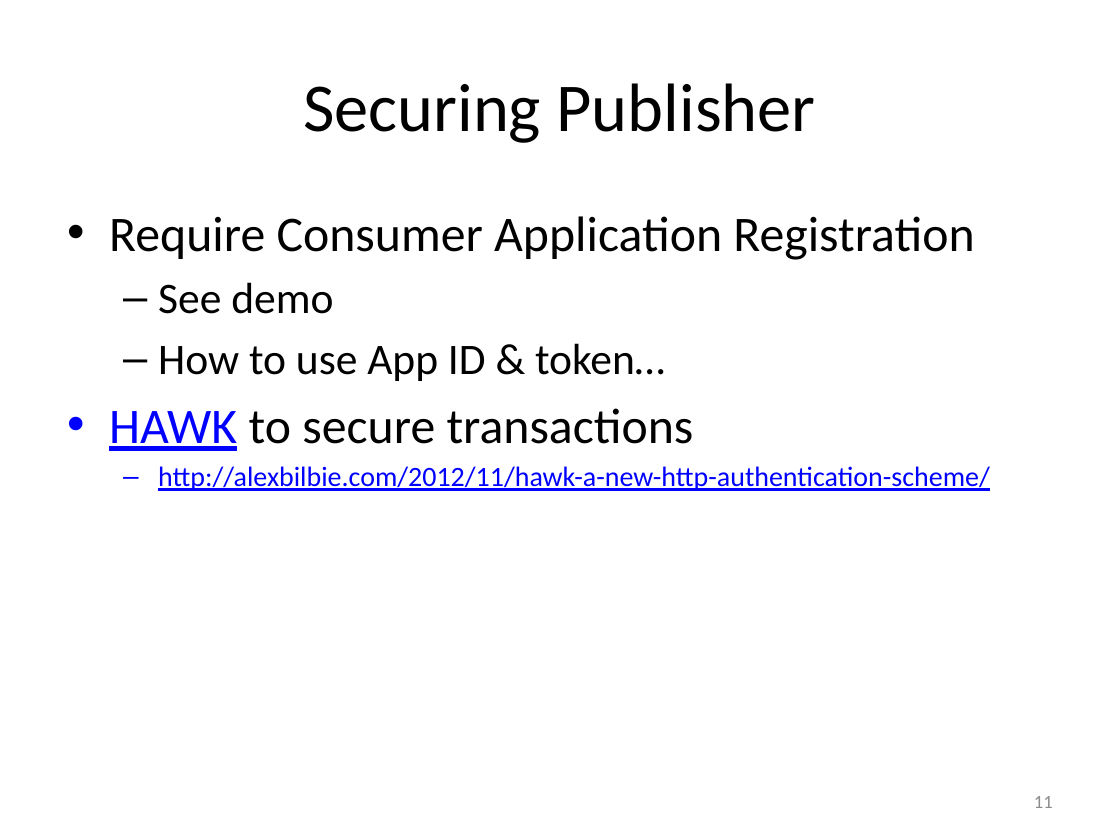
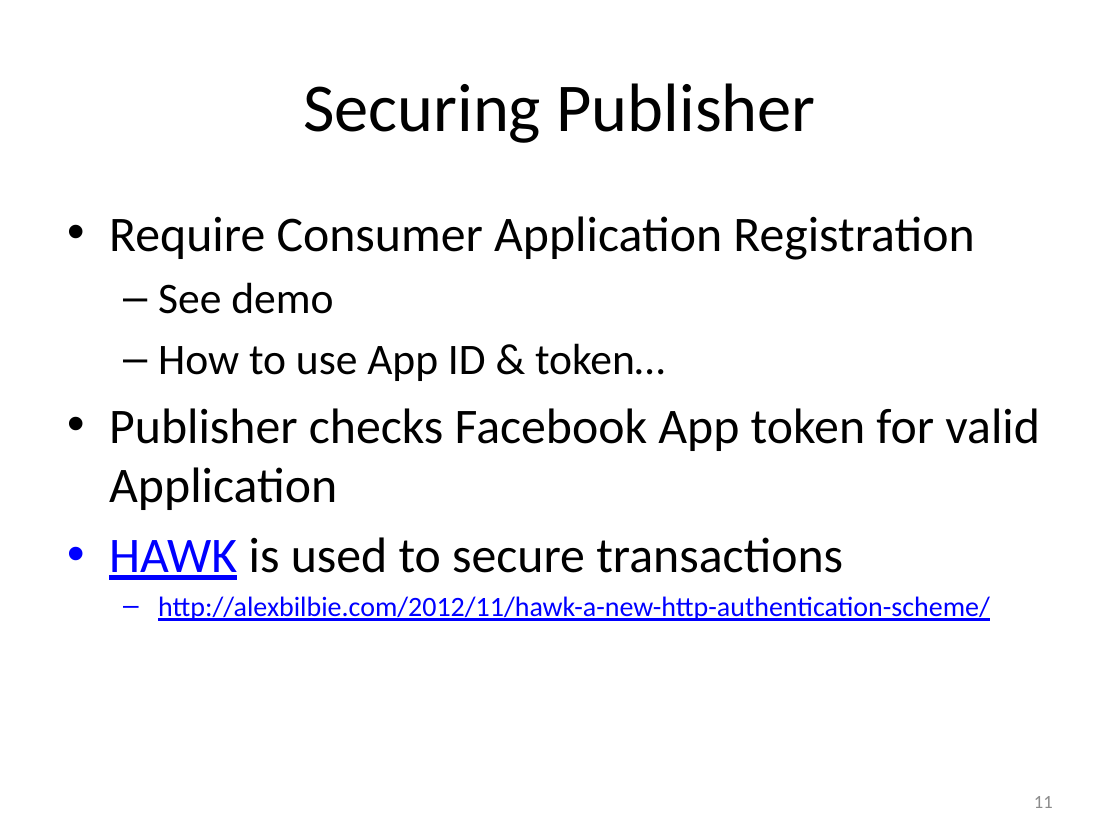
Before and after one commit to vightel/FloodMapsWorkshop, a slide deck: slide 11 of FloodMappingWorkshopII.pptx. Drawn at 1120x840 pixels with LibreOffice and Linux fonts; fonts in the diff are those of the drawing. Boxes give left, top, right and bottom in pixels: in the first picture for what was removed or moved away, otherwise in the second. Text is boxed around its words. In the diff, an @@ line names an element or a change of style, - is before the commit and + after.

```diff
--- a/FloodMappingWorkshopII.pptx
+++ b/FloodMappingWorkshopII.pptx
@@ text at box(109, 408, 1040, 580): text changed @@
-• HAWK to secure transactions
+• Publisher checks Facebook App token for valid Application
+• HAWK is used to secure transactions
```
Also in this commit, not shown: 7 other slides changed, 8 slides added, 9 other files.
